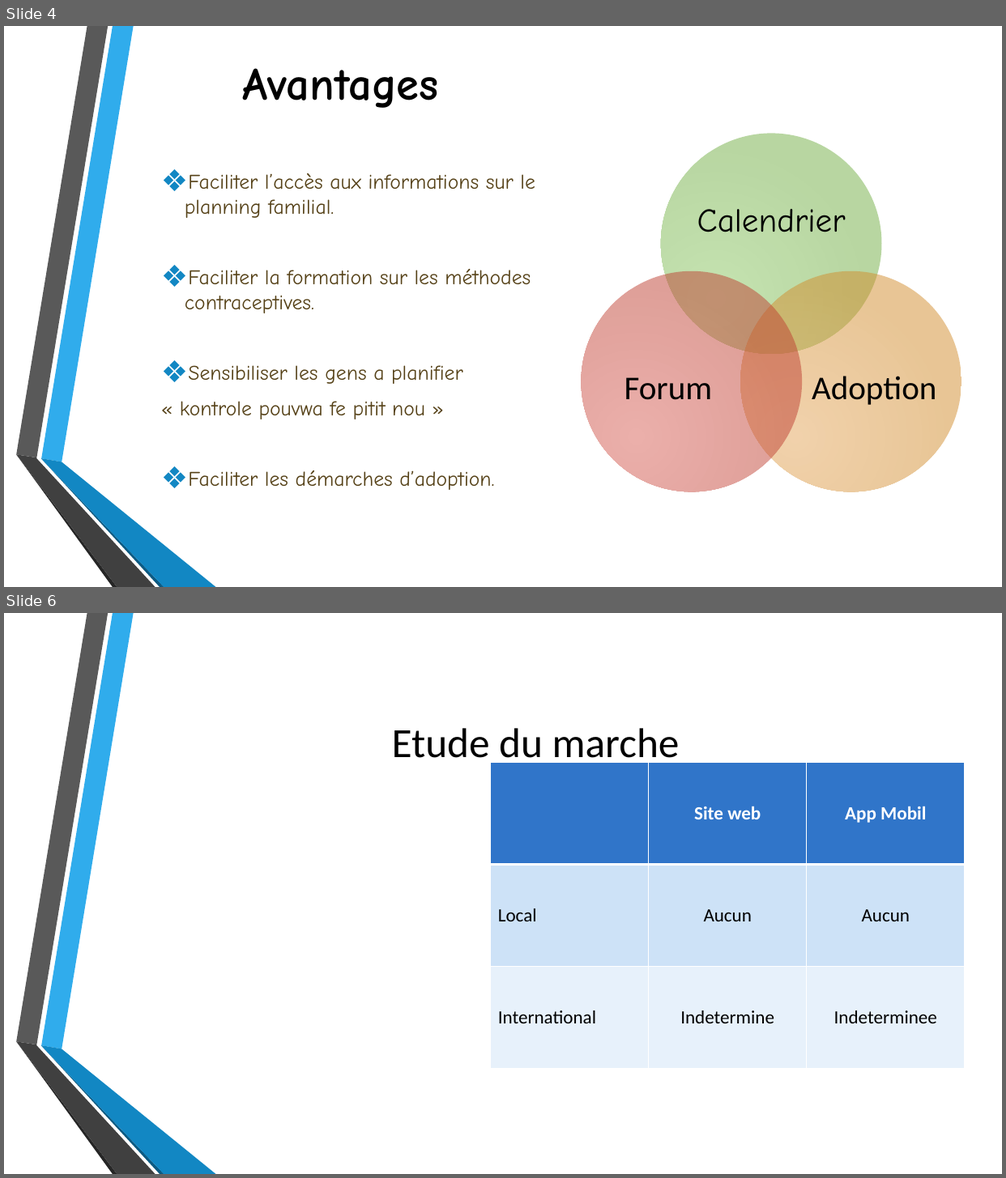
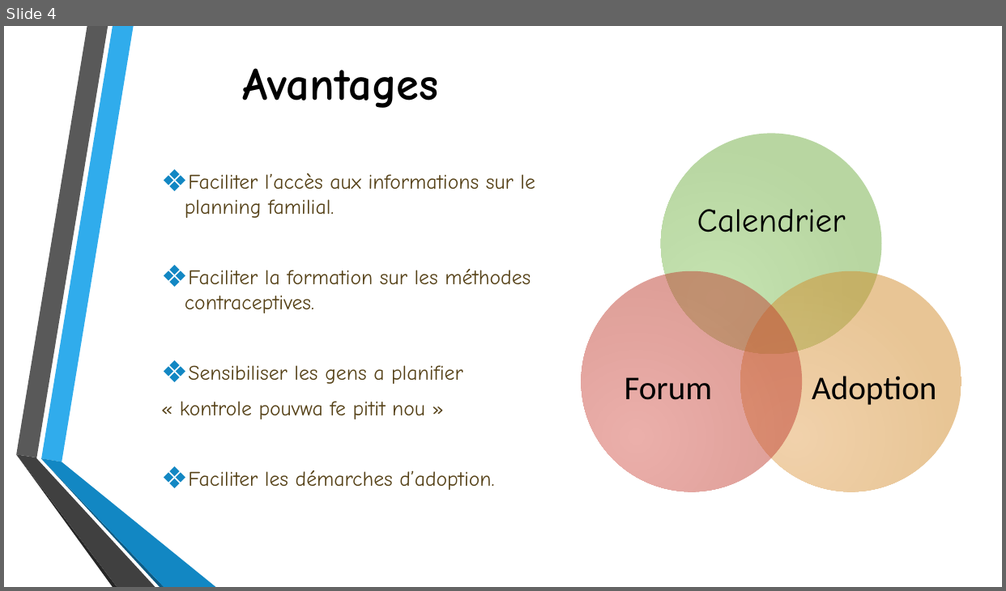
Before and after one commit to LysAMa/womenHackathon, a slide deck: Presentation/Chwa PaN’ - presentation2.pptx. Shown one above the other, each under a label of ours: slides 4 and 6 before the commit, slide 4 after it; the slides between them are not shown. The pictures are 1006x1178 and 1006x591 pixels, drawn with LibreOffice and Linux fonts; fonts in the diff are those of the drawing; background and template pictures are left out. Boxes give left, top, right and bottom in pixels: in the first picture for what was removed or moved away, otherwise in the second. Text is boxed around its words. In the diff, an @@ line names an element or a change of style, - is before the commit and + after.

```diff
--- a/Presentation/Chwa PaN’ - presentation2.pptx
+++ b/Presentation/Chwa PaN’ - presentation2.pptx
@@ slide 6 removed at (4,613,1002,1174), background picture (left out); not listed: 6 template elements that a slide beside it also shows @@
@@ title removed at (392,728,680,767) @@
-Etude du marche
@@ table removed at (491,763,965,1068), 3 rows, 3 columns @@
- | Site web | App Mobil
-Local | Aucun | Aucun
-International | Indetermine | Indeterminee
```
Also in this commit, not shown: 7 slides changed, 3 slides added, 3 other slides removed.
